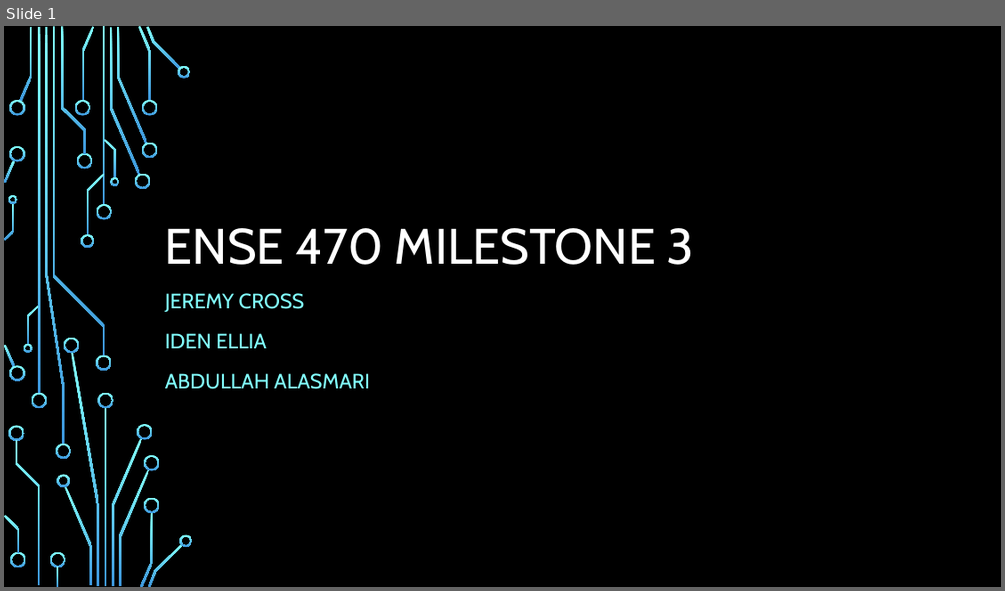
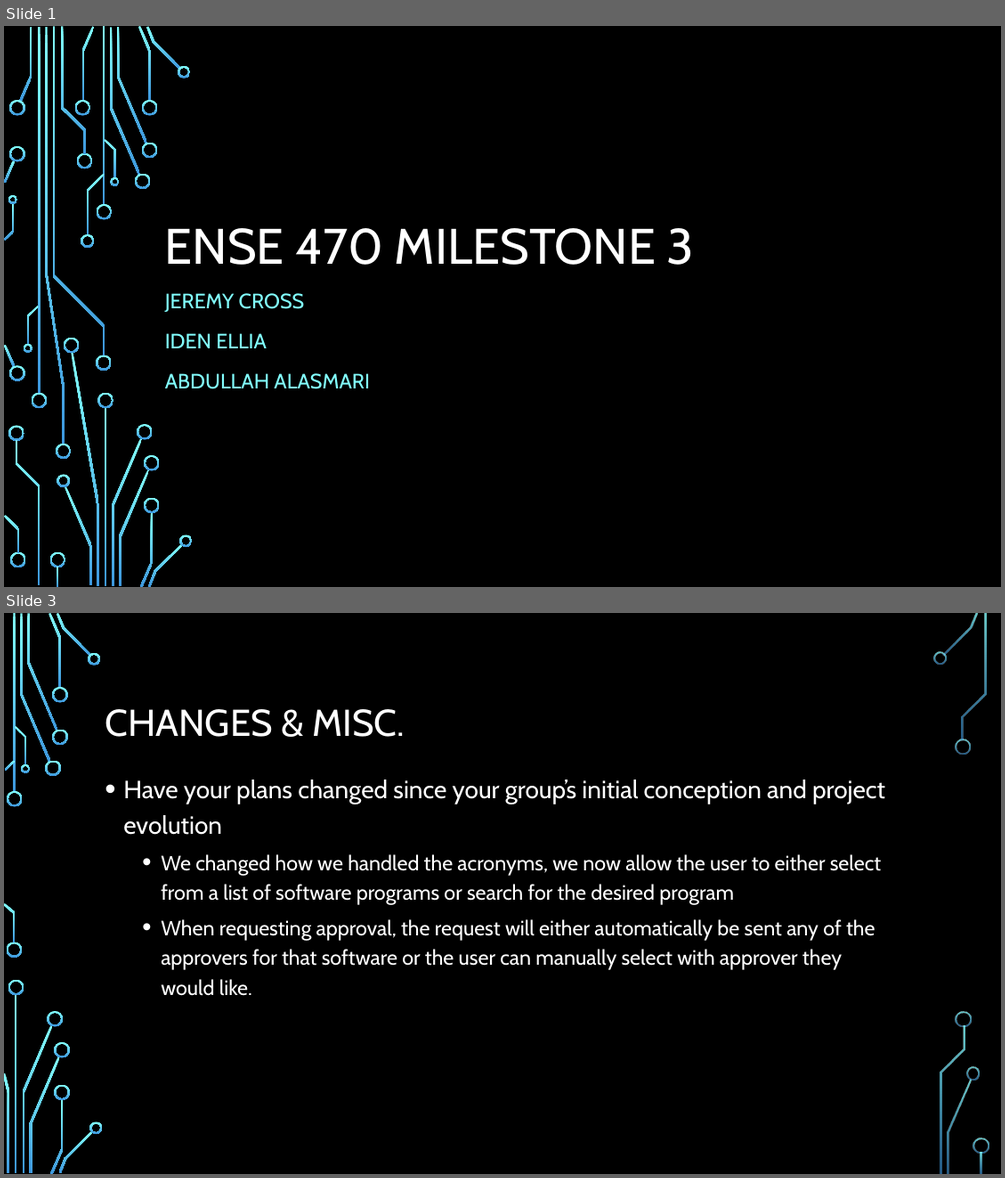
Before and after one commit to ureginastudent/PROJECT, a slide deck: Milestone 3/ENSE 470 Milestone 3.pptx. Shown one above the other, each under a label of ours: slide 1 before the commit, slides 1 and 3 after it; the slides between them are not shown. The pictures are 1005x591 and 1005x1178 pixels, drawn with LibreOffice and Linux fonts; fonts in the diff are those of the drawing; background and template pictures are left out. Boxes give left, top, right and bottom in pixels: in the first picture for what was removed or moved away, otherwise in the second. Text is boxed around its words. In the diff, an @@ line names an element or a change of style, - is before the commit and + after.

Commit message:
Update: improved the changes and misc and group reflection slides

```diff
--- a/Milestone 3/ENSE 470 Milestone 3.pptx
+++ b/Milestone 3/ENSE 470 Milestone 3.pptx
@@ slide 3 added at [4,613,1001,1174], background picture (left out) @@
@@ title added at [105,709,404,737], 36 pt, text #FFFFFF @@
+CHANGES & MISC.
@@ text added at [123,779,885,996], 20 pt, text #FFFFFF @@
+• Have your plans changed since your group’s initial conception and project evolution
+  • We changed how we handled the acronyms, we now allow the user to either select from a list of software programs or search for the desired program
+  • When requesting approval, the request will either automatically be sent any of the approvers for that software or the user can manually select with approver they would like.
@@ group added at [4,613,989,1174]: 33 freeform shapes, 3 rectangles @@
```
Also in this commit, not shown: 2 slides changed, 1 other slide added, 2 slides removed.
